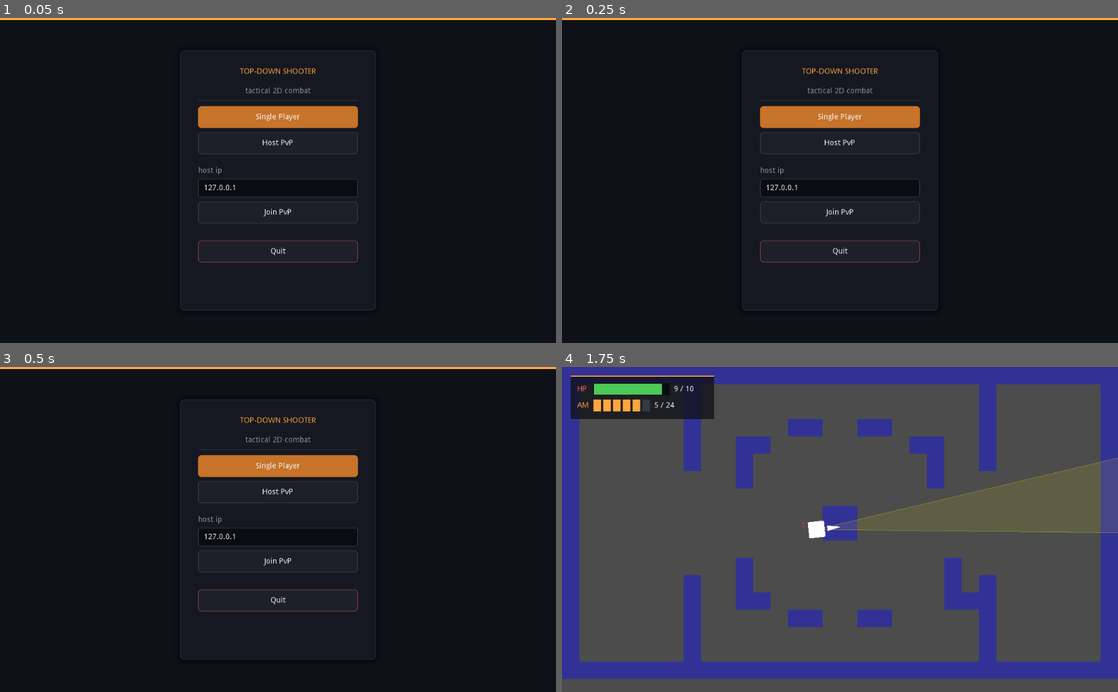
Above: before the commit, frames 1-4 (two rows, left to right).
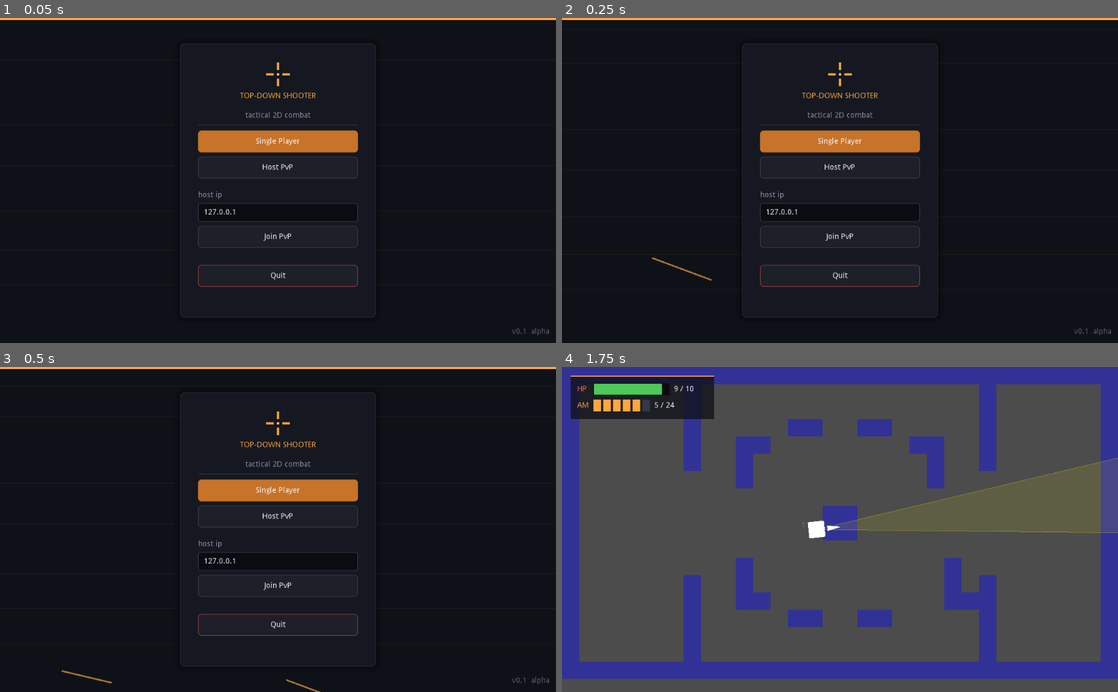
Above: after the commit, the same moments.

Repository: tvorj/topdownshooter
Game: Godot game, scene res://MainMenu.tscn
The game is run twice, just before and just after one commit, with the same random seed, the same clock (stepped at 60 frames per second) and the same inputs. The engine's default icon, where the game draws it, is replaced by a stand-in: a white triangle on a blue panel in a dark square.
Inputs (mouse positions are in pixels of both pictures, inside the frame that each line leads up to):
- Up to frame 1 (0.05 s): no input
- Up to frame 2 (0.25 s): no input
- Up to frame 3 (0.5 s): no input
- Up to frame 4 (1.75 s): click "Single Player" at 0.5 s; tap Enter at 1.25 s; move the mouse to (962, 513) at 1.27 s; hold D (move_right) from 1.28 s (still down); click (962, 513) at 1.35 s

The runs differ from the first frame. In frame 1, 5.4% of the frame differs, in the area x 32-99%, y 8-98%; in frame 2, 5.5%; in frame 3, 5.5%, in the area x 11-99%, y 8-100%; in frame 4, nothing differs.

Commit message:
improve main menu

Diff:
--- a/MainMenu.gd
+++ b/MainMenu.gd
@@ -24,8 +24,21 @@
 onready var cancel_btn = $Center/Card/Margin/VBox/ConnectingContent/CancelBtn
 onready var title_label = $Center/Card/Margin/VBox/Title
 onready var connecting_title = $Center/Card/Margin/VBox/ConnectingContent/ConnectingTitle
+onready var tracer_layer = $Tracers
+onready var spinner = $Center/Card/Margin/VBox/ConnectingContent/SpinnerHolder/Spinner
+
+const TRACER_COLOR = Color(1.0, 0.65, 0.243, 0.65)
+const BG_LINE_COLOR = Color(1.0, 0.65, 0.243, 0.08)
+const BG_LINE_COUNT = 7
+var _tracers = []
+var _bg_lines = []
+var _tracer_timer = 0.0
+var _spinner_angle = 0.0
+var _dot_timer = 0.0
+var _connect_base_msg = ""
 
 func _ready():
+	randomize()
 	NetworkManager.connect("join_failed", self, "_on_join_failed")
 	NetworkManager.connect("game_started", self, "_on_game_started")
 	NetworkManager.leave()
@@ -36,8 +49,133 @@
 	_style_button(join_btn, false)
 	_style_button(quit_btn, false, true)
 	_style_button(cancel_btn, false, true)
+	for b in [single_btn, host_btn, join_btn, quit_btn, cancel_btn]:
+		_add_hover_scale(b)
 	call_deferred("_scale_titles")
+	call_deferred("_spawn_background_lines")
 	_show_idle()
+
+
+func _input(event):
+	if event is InputEventMouseButton and event.pressed:
+		if ip_edit and ip_edit.has_focus():
+			if not ip_edit.get_global_rect().has_point(event.global_position):
+				ip_edit.release_focus()
+	elif event is InputEventKey and event.pressed and event.scancode == KEY_ESCAPE:
+		if ip_edit and ip_edit.has_focus():
+			ip_edit.release_focus()
+
+
+func _process(delta):
+	_update_bg_lines(delta)
+	_update_tracers(delta)
+	_maybe_spawn_tracer(delta)
+	if connecting_content.visible:
+		_spinner_angle += delta * 360.0
+		if spinner:
+			spinner.rect_rotation = _spinner_angle
+		_dot_timer += delta
+		if _dot_timer >= 0.4:
+			_dot_timer = 0.0
+			var dots = int((OS.get_ticks_msec() / 400) % 4)
+			if _connect_base_msg != "":
+				status_label.text = _connect_base_msg + ".".repeat(dots)
+
+
+# --- Background horizontal scrolling lines ---
+
+func _spawn_background_lines():
+	if tracer_layer == null:
+		return
+	var vp = get_viewport_rect().size
+	for i in range(BG_LINE_COUNT):
+		var line = ColorRect.new()
+		line.mouse_filter = Control.MOUSE_FILTER_IGNORE
+		line.rect_size = Vector2(vp.x, 1)
+		line.color = BG_LINE_COLOR
+		tracer_layer.add_child(line)
+		var y = (vp.y / float(BG_LINE_COUNT)) * i + rand_range(-30, 30)
+		line.rect_position = Vector2(0, y)
+		_bg_lines.append({
+			"node": line,
+			"speed": rand_range(25.0, 60.0),
+		})
+
+
+func _update_bg_lines(delta):
+	var vp = get_viewport_rect().size
+	for line in _bg_lines:
+		line.node.rect_position.y += line.speed * delta
+		if line.node.rect_position.y > vp.y:
+			line.node.rect_position.y = -1
+			line.node.rect_size.x = vp.x
+
+
+# --- Tracers (angled bullets streaking across screen) ---
+
+func _maybe_spawn_tracer(delta):
+	_tracer_timer -= delta
+	if _tracer_timer > 0:
+		return
+	_tracer_timer = rand_range(0.12, 0.45)
+	_spawn_tracer()
+
+
+func _spawn_tracer():
+	if tracer_layer == null:
+		return
+	var vp = get_viewport_rect().size
+	var t = ColorRect.new()
+	t.mouse_filter = Control.MOUSE_FILTER_IGNORE
+	var length = rand_range(70, 150)
+	t.rect_size = Vector2(length, 3)
+	t.color = TRACER_COLOR
+	t.rect_pivot_offset = Vector2(length / 2.0, 1.5)
+
+	var from_left = randi() % 2 == 0
+	var tilt = rand_range(-25.0, 25.0)
+	var angle_deg = tilt if from_left else (180.0 - tilt)
+	t.rect_rotation = angle_deg
+
+	var dir = Vector2.RIGHT.rotated(deg2rad(angle_deg))
+	var speed = rand_range(900, 1600)
+	var y = rand_range(vp.y * 0.18, vp.y * 0.88)
+	var x = -length if from_left else vp.x + length
+	t.rect_position = Vector2(x, y) - t.rect_pivot_offset
+
+	tracer_layer.add_child(t)
+	_tracers.append({"node": t, "vel": dir * speed, "len": length})
+
+
+func _update_tracers(delta):
+	var vp = get_viewport_rect().size
+	var dead = []
+	for t in _tracers:
+		t.node.rect_position += t.vel * delta
+		var c = t.node.rect_position + t.node.rect_pivot_offset
+		if c.x > vp.x + t.len or c.x < -t.len or c.y > vp.y + 200 or c.y < -200:
+			t.node.queue_free()
+			dead.append(t)
+	for td in dead:
+		_tracers.erase(td)
+
+
+# --- Hover scale ---
+
+func _add_hover_scale(btn):
+	btn.rect_pivot_offset = btn.rect_size / 2.0
+	btn.connect("mouse_entered", self, "_on_btn_hover", [btn, true])
+	btn.connect("mouse_exited", self, "_on_btn_hover", [btn, false])
+	btn.connect("resized", self, "_on_btn_resized", [btn])
+
+
+func _on_btn_resized(btn):
+	btn.rect_pivot_offset = btn.rect_size / 2.0
+
+
+func _on_btn_hover(btn, entered):
+	var target_scale = Vector2(1.04, 1.04) if entered else Vector2.ONE
+	btn.rect_scale = target_scale
 
 func _scale_titles():
 	_scale_label(title_label, 1.8)
@@ -131,10 +269,12 @@
 	idle_content.visible = true
 	connecting_content.visible = false
 	error_label.text = ""
+	_connect_base_msg = ""
 
 func _show_connecting(msg):
 	idle_content.visible = false
 	connecting_content.visible = true
+	_connect_base_msg = msg
 	status_label.text = msg
 	error_label.text = ""
 
--- a/MainMenu.tscn
+++ b/MainMenu.tscn
@@ -16,6 +16,11 @@
 anchor_right = 1.0
 margin_bottom = 4.0
 color = Color( 1, 0.65, 0.243137, 1 )
+
+[node name="Tracers" type="Control" parent="."]
+anchor_right = 1.0
+anchor_bottom = 1.0
+mouse_filter = 2
 
 [node name="Center" type="CenterContainer" parent="."]
 anchor_right = 1.0
@@ -23,16 +28,16 @@
 
 [node name="Card" type="PanelContainer" parent="Center"]
 margin_left = 332.0
-margin_top = 60.0
+margin_top = 46.0
 margin_right = 692.0
-margin_bottom = 540.0
+margin_bottom = 553.0
 rect_min_size = Vector2( 360, 480 )
 
 [node name="Margin" type="MarginContainer" parent="Center/Card"]
 margin_left = 7.0
 margin_top = 7.0
 margin_right = 353.0
-margin_bottom = 473.0
+margin_bottom = 500.0
 custom_constants/margin_right = 32
 custom_constants/margin_top = 32
 custom_constants/margin_left = 32
@@ -42,35 +47,82 @@
 margin_left = 32.0
 margin_top = 32.0
 margin_right = 314.0
-margin_bottom = 434.0
+margin_bottom = 461.0
 custom_constants/separation = 10
 
+[node name="Logo" type="CenterContainer" parent="Center/Card/Margin/VBox"]
+margin_right = 282.0
+margin_bottom = 48.0
+rect_min_size = Vector2( 0, 48 )
+
+[node name="LogoBox" type="Control" parent="Center/Card/Margin/VBox/Logo"]
+margin_left = 117.0
+margin_right = 165.0
+margin_bottom = 48.0
+rect_min_size = Vector2( 48, 48 )
+
+[node name="LogoTop" type="ColorRect" parent="Center/Card/Margin/VBox/Logo/LogoBox"]
+margin_left = 22.0
+margin_top = 2.0
+margin_right = 26.0
+margin_bottom = 16.0
+color = Color( 1, 0.65, 0.243137, 1 )
+
+[node name="LogoBottom" type="ColorRect" parent="Center/Card/Margin/VBox/Logo/LogoBox"]
+margin_left = 22.0
+margin_top = 32.0
+margin_right = 26.0
+margin_bottom = 46.0
+color = Color( 1, 0.65, 0.243137, 1 )
+
+[node name="LogoLeft" type="ColorRect" parent="Center/Card/Margin/VBox/Logo/LogoBox"]
+margin_left = 2.0
+margin_top = 22.0
+margin_right = 16.0
+margin_bottom = 26.0
+color = Color( 1, 0.65, 0.243137, 1 )
+
+[node name="LogoRight" type="ColorRect" parent="Center/Card/Margin/VBox/Logo/LogoBox"]
+margin_left = 32.0
+margin_top = 22.0
+margin_right = 46.0
+margin_bottom = 26.0
+color = Color( 1, 0.65, 0.243137, 1 )
+
+[node name="LogoDot" type="ColorRect" parent="Center/Card/Margin/VBox/Logo/LogoBox"]
+margin_left = 22.0
+margin_top = 22.0
+margin_right = 26.0
+margin_bottom = 26.0
+color = Color( 1, 0.85, 0.5, 1 )
+
 [node name="Title" type="Label" parent="Center/Card/Margin/VBox"]
-margin_right = 282.0
-margin_bottom = 14.0
+margin_top = 58.0
+margin_right = 282.0
+margin_bottom = 72.0
 custom_colors/font_color = Color( 1, 0.65, 0.243137, 1 )
 text = "TOP-DOWN SHOOTER"
 align = 1
 
 [node name="Subtitle" type="Label" parent="Center/Card/Margin/VBox"]
-margin_top = 24.0
-margin_right = 282.0
-margin_bottom = 38.0
+margin_top = 82.0
+margin_right = 282.0
+margin_bottom = 96.0
 custom_colors/font_color = Color( 0.541176, 0.556863, 0.623529, 1 )
 text = "tactical 2D combat"
 align = 1
 
 [node name="Divider" type="ColorRect" parent="Center/Card/Margin/VBox"]
-margin_top = 48.0
-margin_right = 282.0
-margin_bottom = 49.0
+margin_top = 106.0
+margin_right = 282.0
+margin_bottom = 107.0
 rect_min_size = Vector2( 0, 1 )
 color = Color( 0.235294, 0.247059, 0.298039, 1 )
 
 [node name="IdleContent" type="VBoxContainer" parent="Center/Card/Margin/VBox"]
-margin_top = 59.0
-margin_right = 282.0
-margin_bottom = 347.0
+margin_top = 117.0
+margin_right = 282.0
+margin_bottom = 405.0
 custom_constants/separation = 8
 
 [node name="SingleBtn" type="Button" parent="Center/Card/Margin/VBox/IdleContent"]
@@ -141,6 +193,76 @@
 text = "Connecting..."
 align = 1
 
+[node name="SpinnerHolder" type="CenterContainer" parent="Center/Card/Margin/VBox/ConnectingContent"]
+margin_top = 30.0
+margin_right = 296.0
+margin_bottom = 86.0
+rect_min_size = Vector2( 0, 56 )
+
+[node name="Spinner" type="Control" parent="Center/Card/Margin/VBox/ConnectingContent/SpinnerHolder"]
+margin_left = 124.0
+margin_top = 4.0
+margin_right = 172.0
+margin_bottom = 52.0
+rect_min_size = Vector2( 48, 48 )
+rect_pivot_offset = Vector2( 24, 24 )
+
+[node name="Dot0" type="ColorRect" parent="Center/Card/Margin/VBox/ConnectingContent/SpinnerHolder/Spinner"]
+margin_left = 21.0
+margin_top = 1.0
+margin_right = 27.0
+margin_bottom = 7.0
+color = Color( 1, 0.65, 0.243137, 1 )
+
+[node name="Dot1" type="ColorRect" parent="Center/Card/Margin/VBox/ConnectingContent/SpinnerHolder/Spinner"]
+margin_left = 35.0
+margin_top = 7.0
+margin_right = 41.0
+margin_bottom = 13.0
+color = Color( 1, 0.65, 0.243137, 0.85 )
+
+[node name="Dot2" type="ColorRect" parent="Center/Card/Margin/VBox/ConnectingContent/SpinnerHolder/Spinner"]
+margin_left = 41.0
+margin_top = 21.0
+margin_right = 47.0
+margin_bottom = 27.0
+color = Color( 1, 0.65, 0.243137, 0.7 )
+
+[node name="Dot3" type="ColorRect" parent="Center/Card/Margin/VBox/ConnectingContent/SpinnerHolder/Spinner"]
+margin_left = 35.0
+margin_top = 35.0
+margin_right = 41.0
+margin_bottom = 41.0
+color = Color( 1, 0.65, 0.243137, 0.55 )
+
+[node name="Dot4" type="ColorRect" parent="Center/Card/Margin/VBox/ConnectingContent/SpinnerHolder/Spinner"]
+margin_left = 21.0
+margin_top = 41.0
+margin_right = 27.0
+margin_bottom = 47.0
+color = Color( 1, 0.65, 0.243137, 0.4 )
+
+[node name="Dot5" type="ColorRect" parent="Center/Card/Margin/VBox/ConnectingContent/SpinnerHolder/Spinner"]
+margin_left = 7.0
+margin_top = 35.0
+margin_right = 13.0
+margin_bottom = 41.0
+color = Color( 1, 0.65, 0.243137, 0.3 )
+
+[node name="Dot6" type="ColorRect" parent="Center/Card/Margin/VBox/ConnectingContent/SpinnerHolder/Spinner"]
+margin_left = 1.0
+margin_top = 21.0
+margin_right = 7.0
+margin_bottom = 27.0
+color = Color( 1, 0.65, 0.243137, 0.2 )
+
+[node name="Dot7" type="ColorRect" parent="Center/Card/Margin/VBox/ConnectingContent/SpinnerHolder/Spinner"]
+margin_left = 7.0
+margin_top = 7.0
+margin_right = 13.0
+margin_bottom = 13.0
+color = Color( 1, 0.65, 0.243137, 0.15 )
+
 [node name="StatusLabel" type="Label" parent="Center/Card/Margin/VBox/ConnectingContent"]
 margin_top = 30.0
 margin_right = 296.0
@@ -157,12 +279,25 @@
 text = "Cancel"
 
 [node name="ErrorLabel" type="Label" parent="Center/Card/Margin/VBox"]
-margin_top = 357.0
-margin_right = 282.0
-margin_bottom = 371.0
+margin_top = 415.0
+margin_right = 282.0
+margin_bottom = 429.0
 custom_colors/font_color = Color( 1, 0.388235, 0.388235, 1 )
 align = 1
 autowrap = true
+
+[node name="VersionLabel" type="Label" parent="."]
+anchor_left = 1.0
+anchor_top = 1.0
+anchor_right = 1.0
+anchor_bottom = 1.0
+margin_left = -120.0
+margin_top = -28.0
+margin_right = -12.0
+margin_bottom = -10.0
+custom_colors/font_color = Color( 0.35, 0.37, 0.43, 1 )
+text = "v0.1 — alpha"
+align = 2
 
 [connection signal="pressed" from="Center/Card/Margin/VBox/IdleContent/SingleBtn" to="." method="_on_SingleBtn_pressed"]
 [connection signal="pressed" from="Center/Card/Margin/VBox/IdleContent/HostBtn" to="." method="_on_HostBtn_pressed"]
--- a/World.tscn
+++ b/World.tscn
@@ -327,6 +327,7 @@
 text = "0"
 
 [node name="Spacer" type="Control" parent="UI/GameOverScreen/Center/Card/Margin/VBox"]
+size_flags_vertical = 3
 rect_min_size = Vector2( 0, 8 )
 
 [node name="ButtonRow" type="HBoxContainer" parent="UI/GameOverScreen/Center/Card/Margin/VBox"]
--- a/project.godot
+++ b/project.godot
@@ -31,7 +31,7 @@
 
 click={
 "deadzone": 0.5,
-"events": [ Object(InputEventMouseButton,"resource_local_to_ …(183 unchanged characters)… ( 0, 0 ),"factor":1.0,"button_index":1,"pressed":false,"doubleclick":false,"script":null)
+"events": [ Object(InputEventMouseButton,"resource_local_to_ …(183 unchanged characters)… ( 0, 0 ),"factor":1.0,"button_index":1,"canceled":false,"pressed":false,"doubleclick":false,"script":null)
  ]
 }
 move_up={
